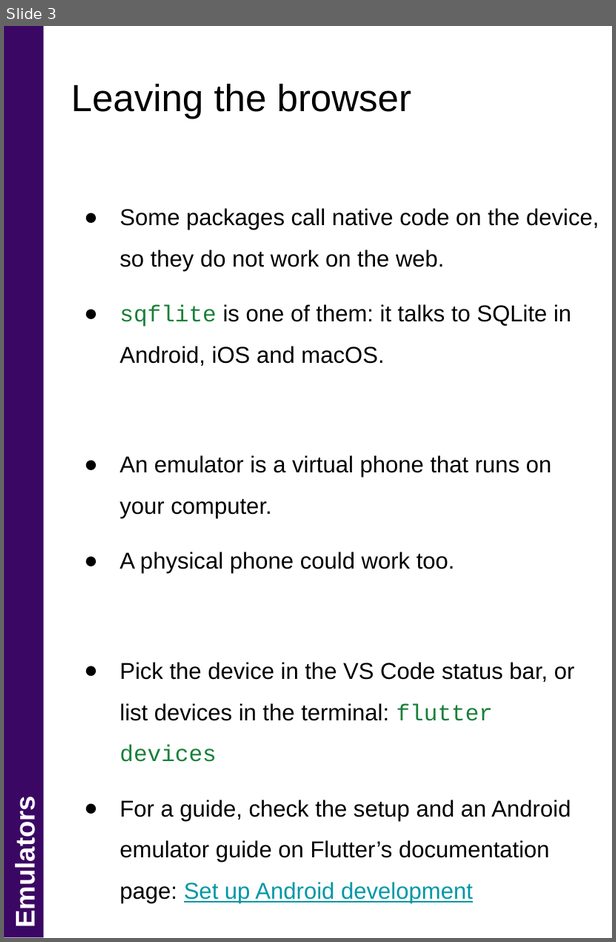
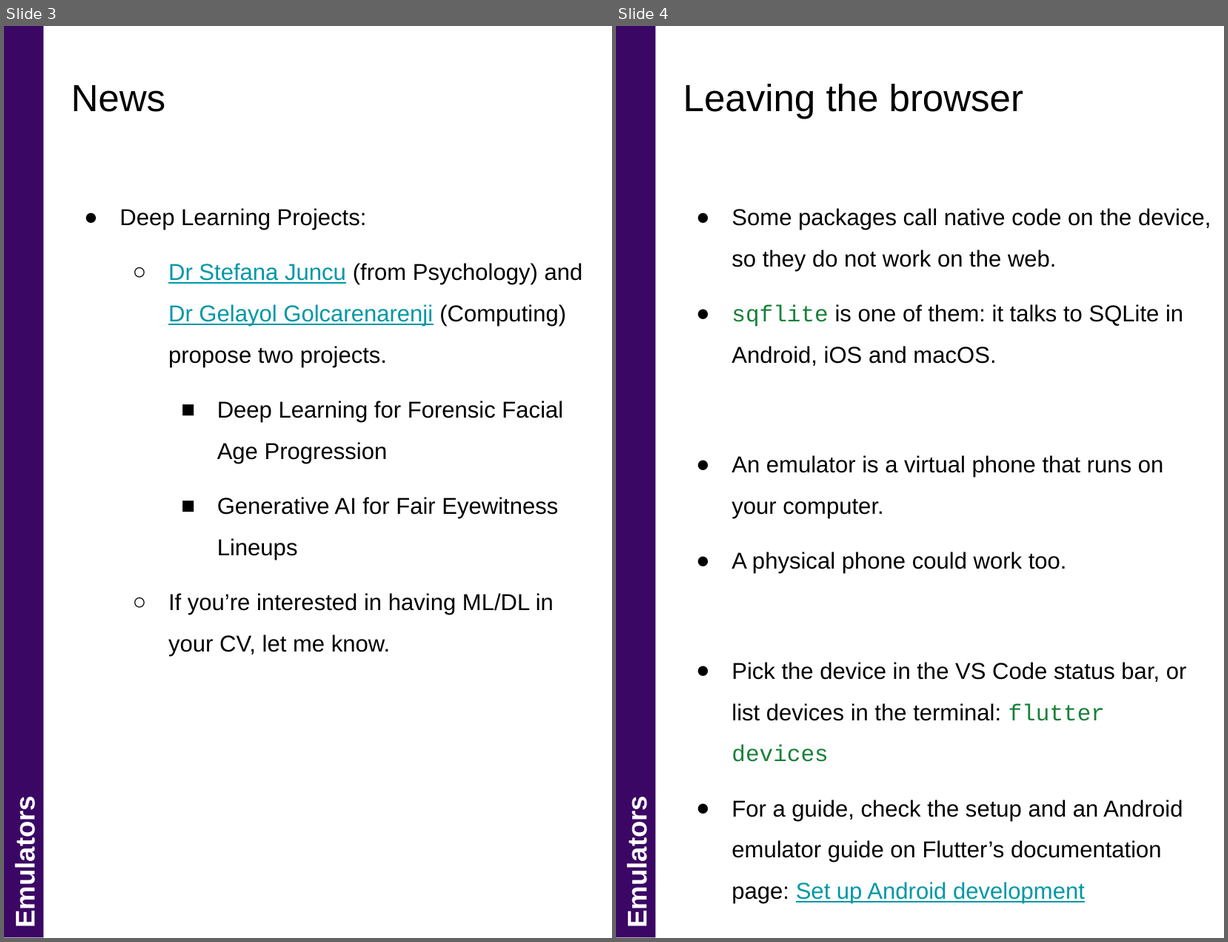
Before and after one commit to manighahrmani/sandwich_shop, a slide deck: finalised_lectures/lecture-7.pptx. Shown side by side, each under a label of ours: slide 3 before the commit, slides 3 and 4 after it. The pictures are 616x942 and 1228x942 pixels, drawn with LibreOffice and Linux fonts; fonts in the diff are those of the drawing. Boxes give left, top, right and bottom in pixels: in the first picture for what was removed or moved away, otherwise in the second. Text is boxed around its words. In the diff, an @@ line names an element or a change of style, - is before the commit and + after.

```diff
--- a/finalised_lectures/lecture-7.pptx
+++ b/finalised_lectures/lecture-7.pptx
@@ slide 3 added at box(4, 26, 612, 938), background #FFFFFF @@
@@ title added at box(4, 26, 44, 937), fill #3B0764, 20 pt, text #FFFFFF, bold @@
+Emulators
@@ text added at box(71, 84, 166, 112), 28 pt, text #000000 @@
+News
@@ text added at box(119, 208, 583, 656), 17 pt, text #000000 @@
+● Deep Learning Projects:
+  ○ Dr Stefana Juncu (from Psychology) and Dr Gelayol Golcarenarenji (Computing) propose two projects.
+    ■ Deep Learning for Forensic Facial Age Progression
+    ■ Generative AI for Fair Eyewitness Lineups
+  ○ If you’re interested in having ML/DL in your CV, let me know.
@@ what was slide 3 is now slide 4 @@
```
Also in this commit, not shown: 2 slides changed, 23 other files.
